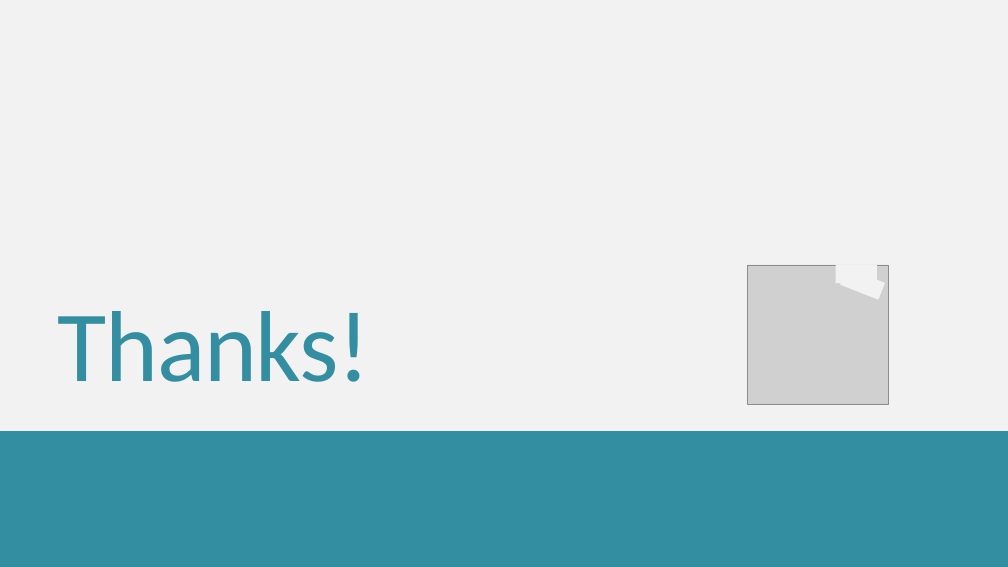
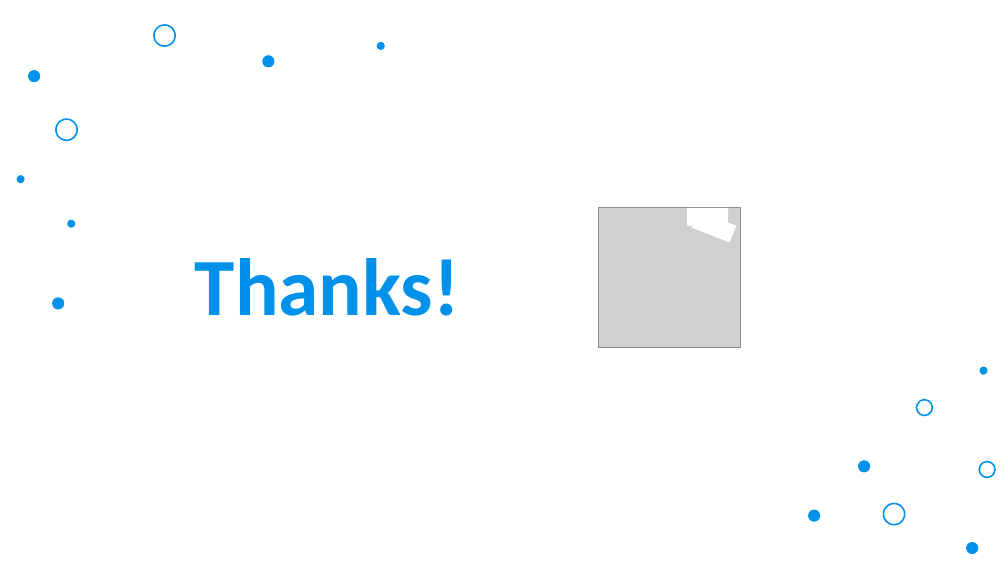
Before and after one commit to XiminHu/mass-suite, a slide deck: slide 22 of doc/20210326 ACS presentation.pptx. Drawn at 1008x567 pixels with LibreOffice and Linux fonts; fonts in the diff are those of the drawing; grey boxes stand for pictures; background and template pictures are left out. Boxes give left, top, right and bottom in pixels: in the first picture for what was removed or moved away, otherwise in the second. Text is boxed around its words. In the diff, an @@ line names an element or a change of style, - is before the commit and + after.

```diff
--- a/doc/20210326 ACS presentation.pptx
+++ b/doc/20210326 ACS presentation.pptx
@@ rectangle removed at <box>0,0,1008,567</box> @@
@@ ellipse added at <box>154,25,175,46</box>, outline #0091EA 1.5 pt @@
@@ ellipse added at <box>263,56,274,67</box>, fill #0091EA, outline #0091EA 1.5 pt @@
@@ ellipse added at <box>377,43,383,49</box>, fill #0091EA, outline #0091EA 1.5 pt @@
@@ ellipse added at <box>29,71,39,82</box>, fill #0091EA, outline #0091EA 1.5 pt @@
@@ ellipse added at <box>56,119,77,141</box>, outline #0091EA 1.5 pt @@
@@ ellipse added at <box>17,176,23,182</box>, fill #0091EA, outline #0091EA 1.5 pt @@
@@ picture: place and size @@
-picture at <box>748,265,889,405</box>
+picture at <box>599,208,740,348</box>
@@ rectangle added at <box>687,208,728,226</box>, fill #FFFFFF @@
@@ ellipse added at <box>68,221,74,227</box>, fill #0091EA, outline #0091EA 1.5 pt @@
@@ title "Thanks!": place and size @@
-title "Thanks!" at <box>57,311,370,382</box>
+title "Thanks!" at <box>195,258,460,316</box>
@@ title "Thanks!" at <box>195,258,460,316</box>: size 96 to 77.3 pt, text colour #328EA0 to #0091EA, letter spacing -1.2 to 0 pt, bold on; line spacing 0.8 to 1; vertical alignment bottom to middle @@
@@ rectangle added at <box>692,211,736,243</box>, fill #FFFFFF @@
@@ rectangle removed at <box>836,265,876,283</box> @@
@@ rectangle removed at <box>840,268,885,299</box> @@
@@ ellipse added at <box>53,298,64,309</box>, fill #0091EA, outline #0091EA 1.5 pt @@
@@ ellipse added at <box>981,368,987,374</box>, fill #0091EA, outline #0091EA 1.5 pt @@
@@ ellipse added at <box>917,400,932,416</box>, outline #0091EA 1.5 pt @@
@@ rectangle removed at <box>0,431,1008,567</box> @@
@@ ellipse added at <box>859,461,870,472</box>, fill #0091EA, outline #0091EA 1.5 pt @@
@@ ellipse added at <box>979,461,995,477</box>, outline #0091EA 1.5 pt @@
@@ ellipse added at <box>884,504,905,525</box>, outline #0091EA 1.5 pt @@
@@ ellipse added at <box>809,510,820,521</box>, fill #0091EA, outline #0091EA 1.5 pt @@
@@ ellipse added at <box>967,543,978,554</box>, fill #0091EA, outline #0091EA 1.5 pt @@
```
Also in this commit, not shown: 18 other slides changed, 3 slides added, 3 slides removed, 13 other files.
